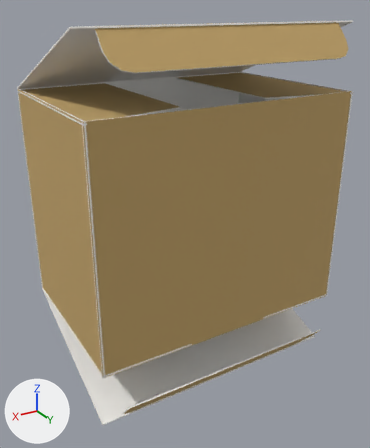
One commit to the glTF model public/models/generated/box-acb6c9181a81c17e-fefco0210-fold10.glb: the scene before it, then after it.
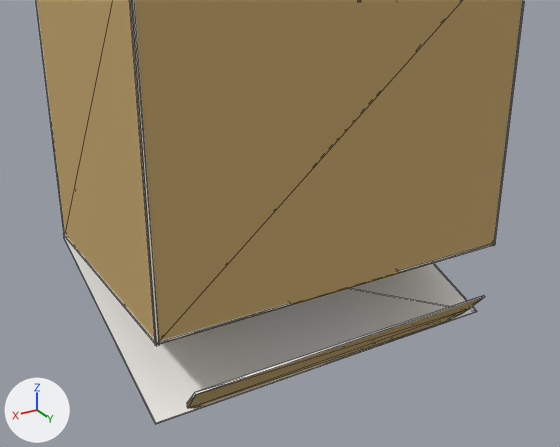
Old and new are each drawn whole from a 50 mm lens placed at (0.287, 0.483, 0.335), pointed at (0.006, 0.015, 0.101) and again close up from a 50 mm lens placed at (0.302, 0.508, 0.269), pointed at (0.021, 0.039, 0.035). Lighting does not change. The marker at lower left points along +X, +Y and +Z. The first two pictures are the older version. The close-ups show mesh edges as thin lines. Where no turn or scale is listed for an object, it has been applied to the vertices. Vertices at exactly the same position are counted once.

In view in the first close-up: 'Packive_Box_fefco0210'.
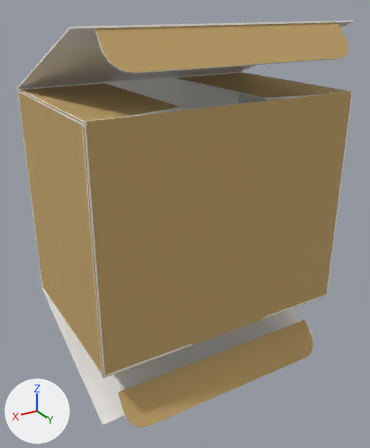
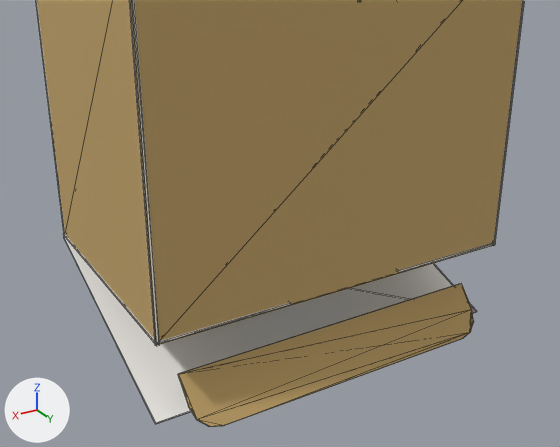
Commit message: fix(3d-mockup): FEFCO 0210 하단 lock tab 방향 — 상단과 동일하게 (lid body 안쪽으로)

Where the change shows, as pixel boxes [x1, y1, x2, y2] in the close-ups (560 x 447 px; the box of a moved part takes in the faces that stretch with it):
'Packive_Box_fefco0210', reshaped: before [36, 0, 524, 424]; after [36, 0, 524, 427]
part 1 of me_plane, moved or reshaped: before [187, 295, 485, 408]; after [178, 284, 474, 427]

The change, as a list of edits to the scene's bpy script:
```text
Change me_plane:
    used by ob_packive_box_fefco0210; location = (0.0, -0.0993, 0.125)
    remove me_plane.from_pydata(...)  # 120 vertices, 192 faces; spans x -0.15..0.15, y -0.001..0.213, z -0.194..0.194
    add me_plane.from_pydata(...)  # 120 vertices, 192 faces; spans x -0.15..0.15, y -0.001..0.213, z -0.195..0.194
    me_plane part 1: the loose piece of 20 vertices spanning x -0.13..0.13, y 0.184..0.213, z -0.194..-0.16 is turned 80 degrees about the x axis through its middle, then moved by (0.0, 0.0, -0.001)
```
